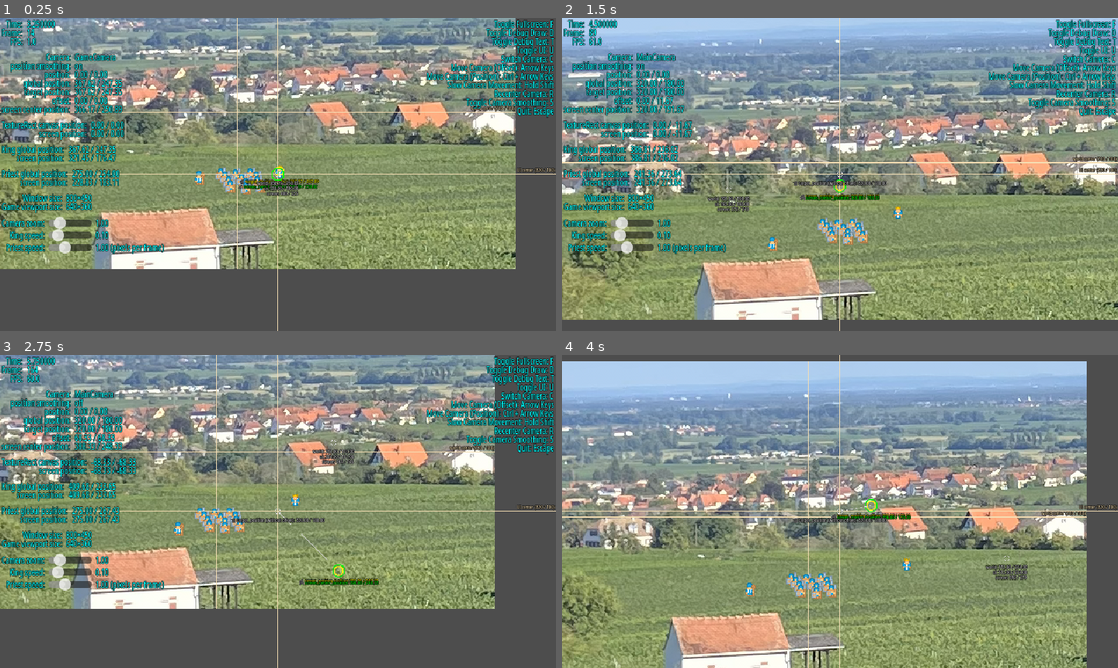
Above: before the commit, frames 1-4 (two rows, left to right).
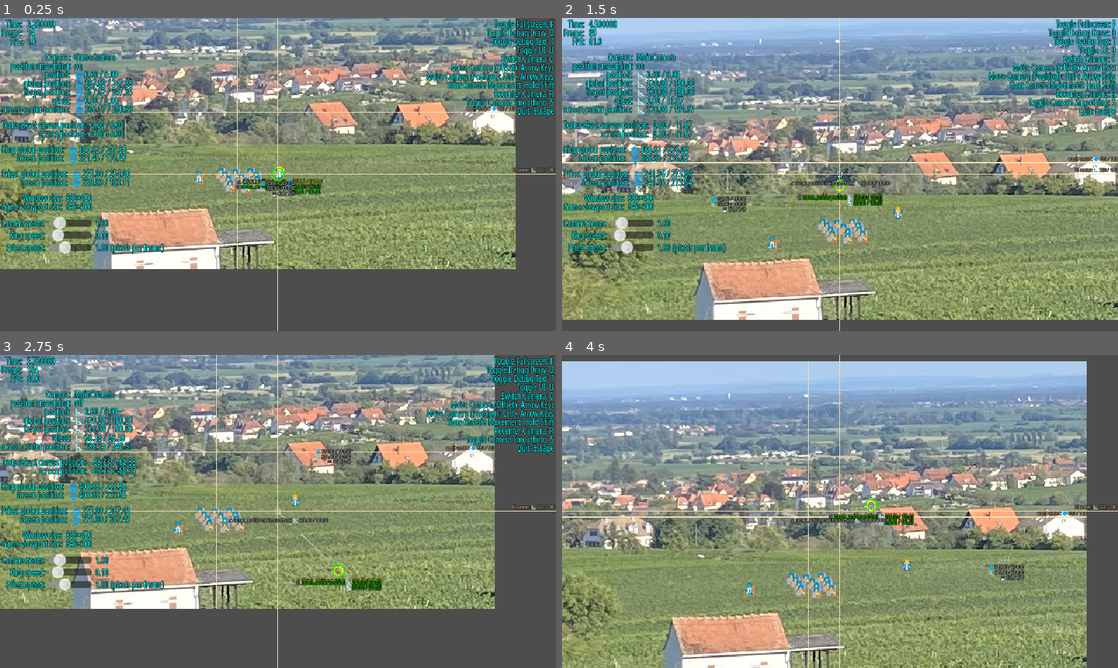
Above: after the commit, the same moments.

Repository: Toxe/godot-pixel-style
Game: Godot game, scene res://scenes/main.tscn
Two runs of this game, one before a commit and one after it. Both use one fixed random seed, a clock stepped at 60 frames per second and the inputs below.
Inputs (mouse positions are in pixels of both pictures, inside the frame that each line leads up to):
- Up to frame 1 (0.25 s): no input
- Up to frame 2 (1.5 s): tap Enter at 0.5 s; move the mouse to (962, 158) at 0.52 s; hold Right (ui_right) 0.53-1.28 s; hold R (recenter_camera) 0.53-1.28 s; move the mouse to (728, 190) at 1.27 s; hold Down (ui_down) from 1.28 s (still down); tap C (switch_camera) at 1.35 s
- Up to frame 3 (2.75 s): move the mouse to (333, 442) at 2.02 s; release Down (ui_down) at 2.03 s; hold Right (ui_right) from 2.03 s (still down); hold S (toggle_camera_smoothing) from 2.03 s (still down)
- Up to frame 4 (4 s): move the mouse to (812, 574) at 2.77 s; release Right (ui_right) at 2.78 s; release S (toggle_camera_smoothing) at 2.78 s; hold Up (ui_up) 2.78-3.53 s; tap U (toggle_ui) at 2.85 s; move the mouse to (1006, 558) at 3.52 s; hold Left (ui_left) from 3.53 s (still down); tap Shift at 3.6 s

The runs differ from the first frame. In frame 1, 2.5% of the frame differs, in the area x 12-100%, y 16-57%; in frame 2, 2.9%, in the area x 12-100%, y 16-62%; in frame 3, 2.9%; in frame 4, 0.9%.

Commit message:
Show a symbol to indicate the coordinates type in front of formatted positions

Diff:
--- a/PixelStyle/scenes/camera_manager.gd
+++ b/PixelStyle/scenes/camera_manager.gd
@@ -1,4 +1,11 @@
 class_name CameraManager extends Node
+
+enum CoordsType {
+    Unknown,
+    World,
+    UI,
+    Screen,
+}
 
 @export var cameras: Array[Camera2D]
 
@@ -33,3 +40,10 @@
 
 func toggle_camera_smoothing() -> void:
     current_camera.position_smoothing_enabled = !current_camera.position_smoothing_enabled
+
+
+func get_current_camera_coords_type() -> CoordsType:
+    match current_camera.name:
+        "GameCamera": return CoordsType.World
+        "MainCamera": return CoordsType.UI
+        _: return CoordsType.Unknown
--- a/PixelStyle/scenes/game.gd
+++ b/PixelStyle/scenes/game.gd
@@ -17,4 +17,5 @@
 
 
 func _draw() -> void:
-    DebugDraw.draw_axes(self, Vector2((get_viewport() as SubViewport).size) / 2.0, "world center", Color.WHEAT, Color.BLACK)
+    var center := Vector2((get_viewport() as SubViewport).size) / 2.0
+    DebugDraw.draw_axes(self, center, "world center: %s" % [Format.format_position(center, CameraManager.CoordsType.World, true)], Color.WHEAT, Color.BLACK)
--- a/PixelStyle/scenes/ui.gd
+++ b/PixelStyle/scenes/ui.gd
@@ -25,16 +25,16 @@
     camera_label.text = "%s\n%s\n%s\n%s\n%s\n%s\n%s" % [
         current_camera.name,
         "on" if current_camera.position_smoothing_enabled else "off",
-        Format.format_position(current_camera.position),
-        Format.format_position(current_camera.global_position),
-        Format.format_position(current_camera.get_target_position()),
-        Format.format_position(current_camera.offset),
-        Format.format_position(current_camera.get_screen_center_position()),
+        Format.format_position(current_camera.position, camera_manager.get_current_camera_coords_type()),
+        Format.format_position(current_camera.global_position, camera_manager.get_current_camera_coords_type()),
+        Format.format_position(current_camera.get_target_position(), camera_manager.get_current_camera_coords_type()),
+        Format.format_position(current_camera.offset, camera_manager.get_current_camera_coords_type()),
+        Format.format_position(current_camera.get_screen_center_position(), camera_manager.get_current_camera_coords_type()),
     ]
 
     texture_rect_label.text = "%s\n%s" % [Format.format_position(texture_rect.get_canvas_transform().origin), Format.format_position(texture_rect.get_screen_transform().origin)]
-    king_label.text = "%s\n%s" % [Format.format_position(game.king.global_position), Format.format_position(game.king.get_screen_transform().origin)]
-    priest_label.text = "%s\n%s" % [Format.format_position(game.priest.global_position), Format.format_position(game.priest.get_screen_transform().origin)]
+    king_label.text = "%s\n%s" % [Format.format_position(game.king.global_position, CameraManager.CoordsType.World), Format.format_position(game.king.get_screen_transform().origin, CameraManager.CoordsType.World)]
+    priest_label.text = "%s\n%s" % [Format.format_position(game.priest.global_position, CameraManager.CoordsType.World), Format.format_position(game.priest.get_screen_transform().origin, CameraManager.CoordsType.World)]
     window_size_label.text = "%s\n%s" % [Format.format_size(get_window().size), Format.format_size((game.get_viewport() as SubViewport).size)]
 
     camera_zoom_slider.value = current_camera.zoom.x
@@ -51,32 +51,38 @@
     if !DebugDraw.draw_enabled:
         return
 
-    DebugDraw.draw_axes(self, size / 2.0, "UI center", Color.WHEAT, Color.BLACK)
+    DebugDraw.draw_axes(self, size / 2.0, "UI center: %s" % [Format.format_position(size / 2.0, CameraManager.CoordsType.UI, true)], Color.WHEAT, Color.BLACK)
 
     var camera_target_position_plus_offset := camera_manager.current_camera.get_target_position() + camera_manager.current_camera.offset
-    DebugDraw.draw_labeled_circle(self, transform_world_to_ui_coords(camera_target_position_plus_offset), 5, Color.YELLOW, Color.BLACK, 1, ["🎥 target_position + offset: %s" % [Format.format_position(camera_target_position_plus_offset)]])
-    DebugDraw.draw_labeled_circle(self, transform_world_to_ui_coords(camera_manager.current_camera.get_screen_center_position()), 7, Color.GREEN, Color.BLACK, 1, ["🎥 screen_center_position: %s" % [Format.format_position(camera_manager.current_camera.get_screen_center_position())]])
+    DebugDraw.draw_labeled_circle(self, transform_world_to_ui_coords(camera_target_position_plus_offset), 5, Color.YELLOW, Color.BLACK, 1, [
+        "🎥 target_position + offset: %s" % [Format.format_position(camera_target_position_plus_offset, camera_manager.get_current_camera_coords_type())],
+        "%s" % [Format.format_position(transform_world_to_ui_coords(camera_target_position_plus_offset), CameraManager.CoordsType.UI)],
+    ])
+    DebugDraw.draw_labeled_circle(self, transform_world_to_ui_coords(camera_manager.current_camera.get_screen_center_position()), 7, Color.GREEN, Color.BLACK, 1, [
+        "🎥 screen_center_position: %s" % [Format.format_position(camera_manager.current_camera.get_screen_center_position(), camera_manager.get_current_camera_coords_type())],
+        "%s" % [Format.format_position(transform_world_to_ui_coords(camera_manager.current_camera.get_screen_center_position()), CameraManager.CoordsType.UI)],
+    ])
     draw_dashed_line(transform_world_to_ui_coords(camera_target_position_plus_offset), transform_world_to_ui_coords(camera_manager.current_camera.get_screen_center_position()), Color.GREEN, 0.5, 1, false)
 
     if !camera_manager.current_camera.position.is_zero_approx():
         var from := transform_world_to_ui_coords(camera_manager.current_camera.get_target_position() - camera_manager.current_camera.position)
         var to := transform_world_to_ui_coords(camera_manager.current_camera.get_target_position())
         draw_line(from, to, Color.DARK_GRAY, 0.5)
-        DebugDraw.draw_labeled_circle(self, from, 3, Color.DARK_GRAY, Color.BLACK, 0.5, ["🎥 position: %s" % [Format.format_position(camera_manager.current_camera.position)]])
+        DebugDraw.draw_labeled_circle(self, from, 3, Color.DARK_GRAY, Color.BLACK, 0.5, ["🎥 position: %s" % [Format.format_position(camera_manager.current_camera.position, camera_manager.get_current_camera_coords_type())]])
 
     if !camera_manager.current_camera.offset.is_zero_approx():
         var from := transform_world_to_ui_coords(camera_manager.current_camera.get_target_position())
         var to := transform_world_to_ui_coords(camera_target_position_plus_offset)
         draw_line(from, to, Color.LIGHT_GRAY, 0.5)
-        DebugDraw.draw_labeled_circle(self, from, 3, Color.LIGHT_GRAY, Color.BLACK, 0.5, ["🎥 target_position (without offset): %s" % [Format.format_position(camera_manager.current_camera.get_target_position())]])
+        DebugDraw.draw_labeled_circle(self, from, 3, Color.LIGHT_GRAY, Color.BLACK, 0.5, ["🎥 target_position (without offset): %s" % [Format.format_position(camera_manager.current_camera.get_target_position(), camera_manager.get_current_camera_coords_type())]])
 
     var mouse_coords := get_local_mouse_position()
     var world_coords := transform_ui_to_world_coords(mouse_coords)
     var screen_coords := transform_ui_to_screen_coords(mouse_coords)
     var lines: Array[String] = [
-        "world: %s" % [Format.format_position(world_coords)],
-        "ui: %s" % [Format.format_position(mouse_coords)],
-        "screen: %s" % [Format.format_position(screen_coords, true)],
+        Format.format_position(world_coords, CameraManager.CoordsType.World),
+        Format.format_position(mouse_coords, CameraManager.CoordsType.UI),
+        Format.format_position(screen_coords, CameraManager.CoordsType.Screen, true),
     ]
     DebugDraw.draw_labeled_circle(self, mouse_coords, 3, Color.LIGHT_GRAY, Color.BLACK, 0.25, lines)
 
--- a/PixelStyle/scripts/debug_draw.gd
+++ b/PixelStyle/scripts/debug_draw.gd
@@ -48,7 +48,7 @@
         canvas_item.draw_line(Vector2(center.x, 0), Vector2(center.x, viewport_size.y), color)
         canvas_item.draw_line(Vector2(0, center.y), Vector2(viewport_size.x, center.y), color)
         var label_position := Vector2(viewport_size.x - 1, center.y)
-        draw_label(canvas_item, label_position, ["%s (%s)" % [text, Format.format_position(center, true)]], color, outline_color, Vector2(1, 1))
+        draw_label(canvas_item, label_position, [text], color, outline_color, Vector2(1, 1))
 
 
 static func draw_labeled_circle(canvas_item: CanvasItem, pos: Vector2, radius: float, color: Color, outline_color: Color, width: float, lines: Array[String]) -> void:
--- a/PixelStyle/scripts/format.gd
+++ b/PixelStyle/scripts/format.gd
@@ -1,7 +1,7 @@
 class_name Format
 
 
-static func format_position(vec: Vector2, trim_trailing_zeros := false) -> String:
+static func format_position(vec: Vector2, coords_type := CameraManager.CoordsType.Unknown, trim_trailing_zeros := false) -> String:
     var x := "%.2f" % vec.x
     var y := "%.2f" % vec.y
 
@@ -10,7 +10,7 @@
         x = x.left(-3)
         y = y.left(-3)
 
-    return "%s / %s" % [x, y]
+    return "%s%s / %s" % [_coords_type_to_symbol(coords_type), x, y]
 
 
 static func format_size(vec: Vector2) -> String:
@@ -19,3 +19,11 @@
 
 static func without_trailing_zeros(n: float) -> String:
     return String.num(n, 0 if step_decimals(n) == 0 else -1)
+
+
+static func _coords_type_to_symbol(coords_type: CameraManager.CoordsType) -> String:
+    match coords_type:
+        CameraManager.CoordsType.World: return "🌐 "
+        CameraManager.CoordsType.UI: return "📐 "
+        CameraManager.CoordsType.Screen: return "🖥️ "
+        _: return ""
